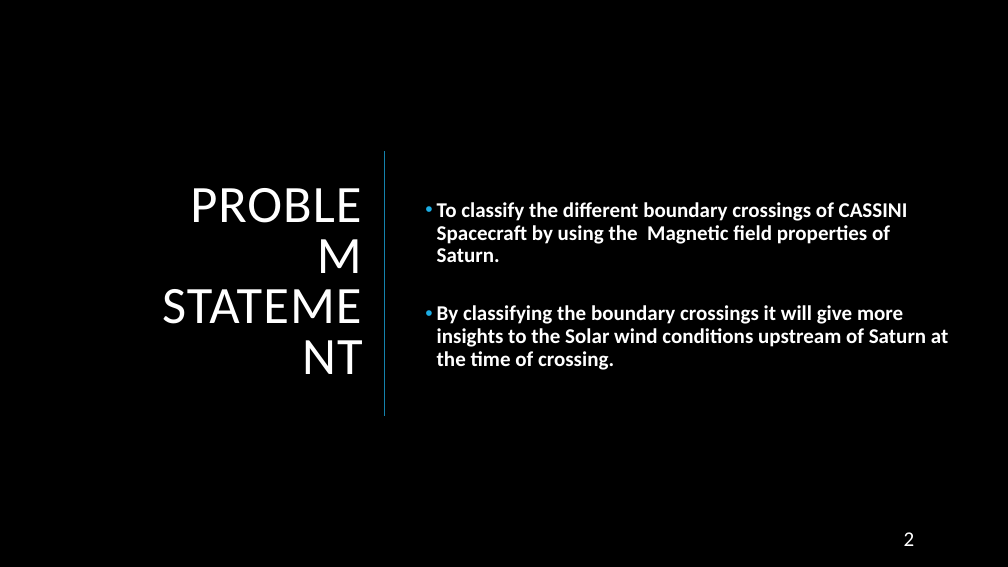
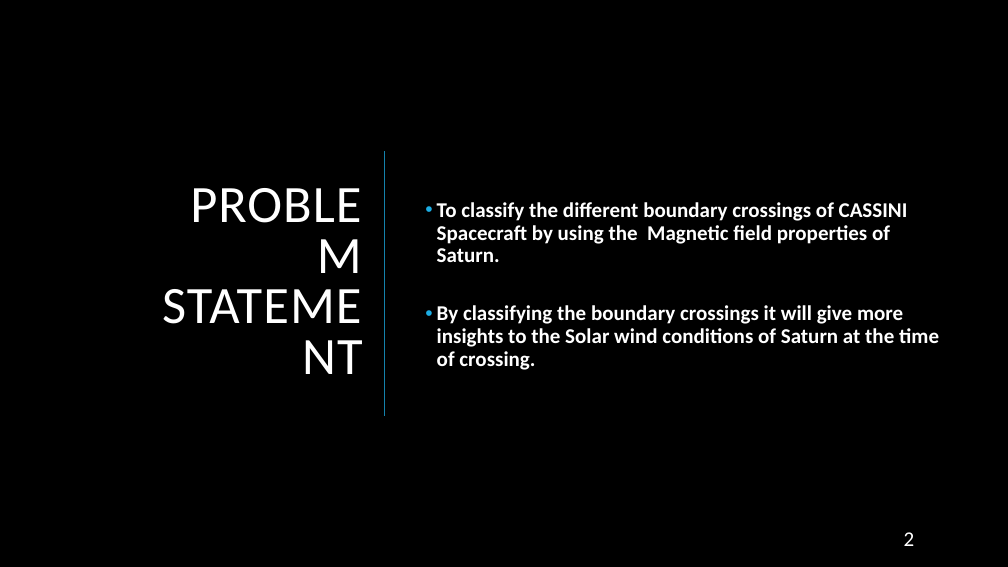
Before and after one commit to matty1203/r_cubicplot, a slide deck: slide 2 of Classification of bow shock event positions from Magnetic.pptx. Drawn at 1008x567 pixels with LibreOffice and Linux fonts; fonts in the diff are those of the drawing; background and template pictures are left out. Boxes give left, top, right and bottom in pixels: in the first picture for what was removed or moved away, otherwise in the second. Text is boxed around its words. In the diff, an @@ line names an element or a change of style, - is before the commit and + after.

Commit message:
pptx new

```diff
--- a/Classification of bow shock event positions from Magnetic.pptx
+++ b/Classification of bow shock event positions from Magnetic.pptx
@@ text at box(437, 305, 939, 370): text changed @@
-  • By classifying the boundary crossings it will give more insights to the Solar wind conditions upstream of Saturn at the time of crossing.
+  • By classifying the boundary crossings it will give more insights to the Solar wind conditions of Saturn at the time of crossing.
```
Also in this commit, not shown: 5 other slides changed.
